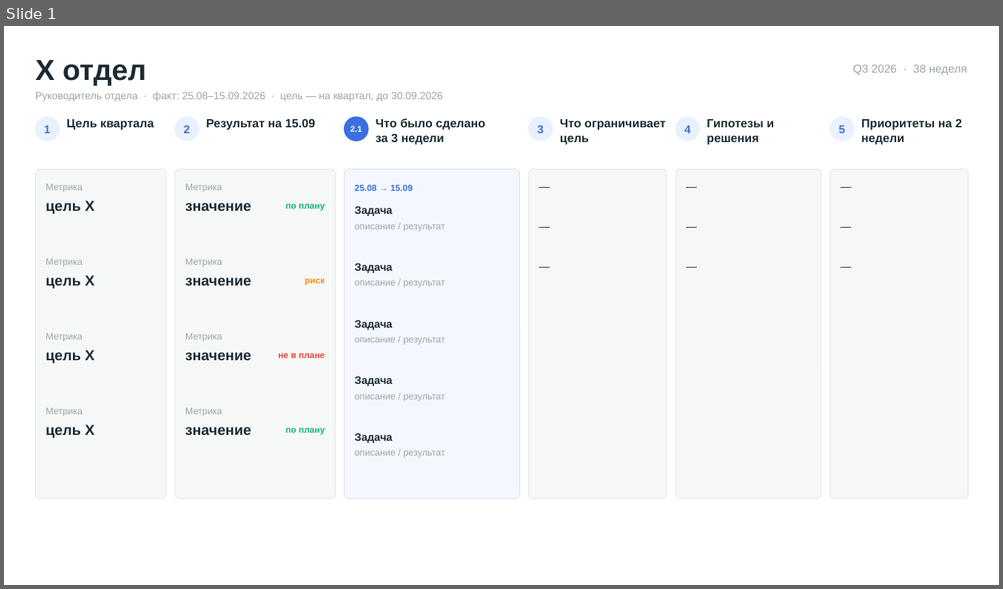
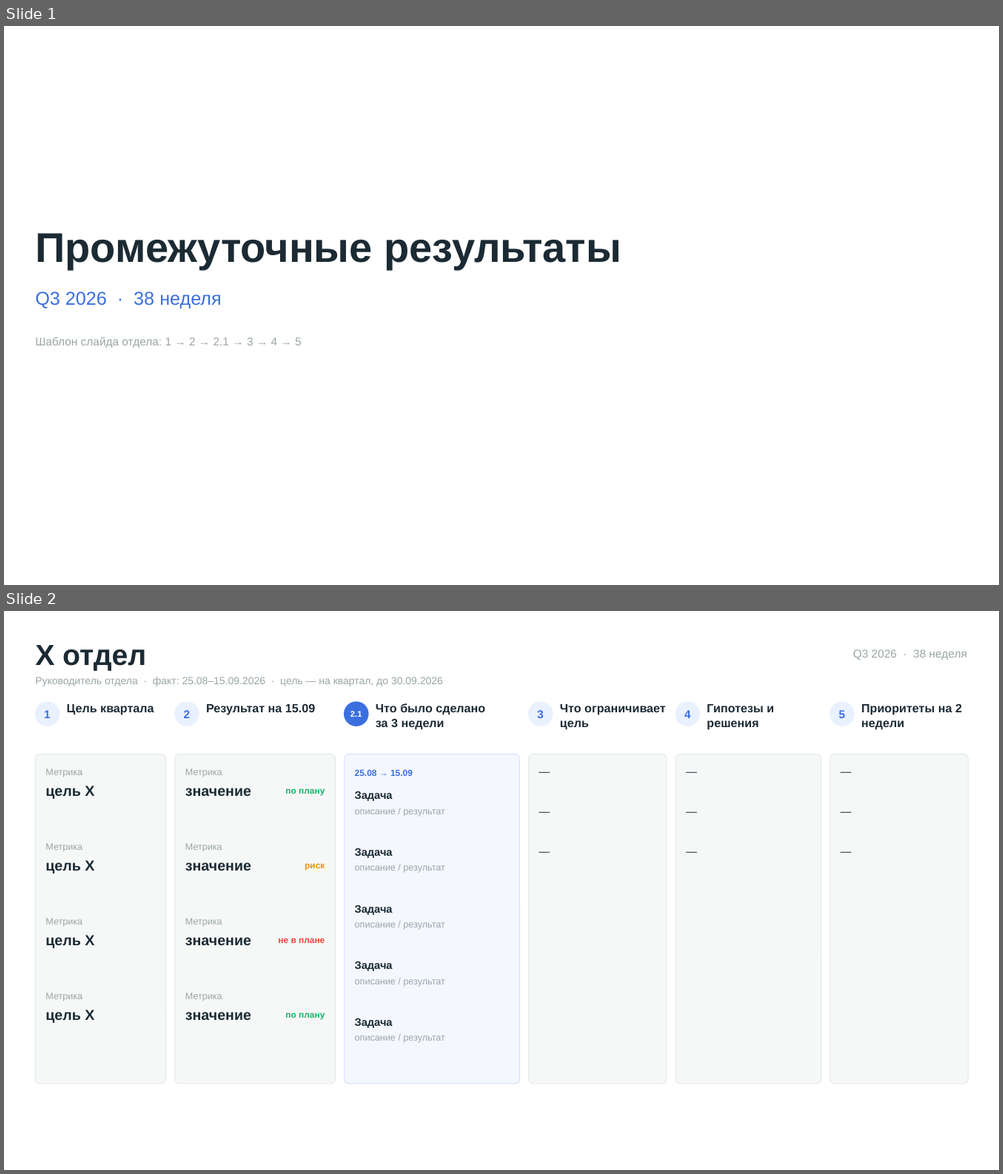
Before and after one commit to kateshel-ppm/ppm-hr-dashboard, a slide deck: presentation/dept-template-slide.pptx. Shown one above the other, each under a label of ours: slide 1 before the commit, slides 1 and 2 after it. The pictures are 1003x589 and 1003x1174 pixels, drawn with LibreOffice and Linux fonts; fonts in the diff are those of the drawing. Boxes give left, top, right and bottom in pixels: in the first picture for what was removed or moved away, otherwise in the second. Text is boxed around its words. In the diff, an @@ line names an element or a change of style, - is before the commit and + after.

```diff
--- a/presentation/dept-template-slide.pptx
+++ b/presentation/dept-template-slide.pptx
@@ slide 1 added at <box>4,26,999,585</box>, background #FFFFFF @@
@@ text added at <box>35,233,621,269</box>, 40 pt, text #1B2A33, bold @@
+Промежуточные результаты
@@ text added at <box>35,292,222,309</box>, 18 pt, text #3B6FE0 @@
+Q3 2026 · 38 неделя
@@ text added at <box>35,337,301,348</box>, 11 pt, text #9AA6A5 @@
+Шаблон слайда отдела: 1 → 2 → 2.1 → 3 → 4 → 5
@@ what was slide 1 is now slide 2 @@
```
Also in this commit, not shown: 2 other files.
